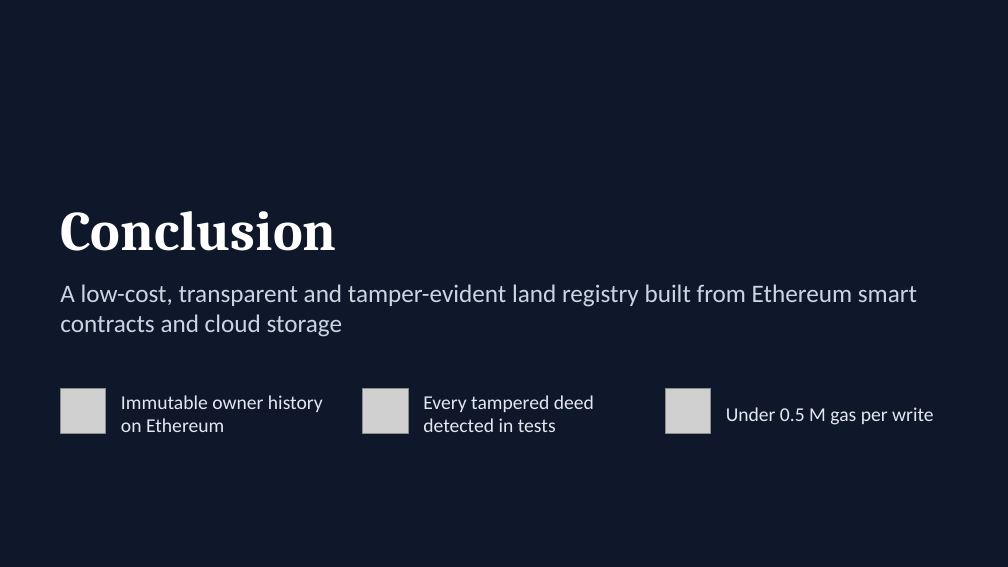
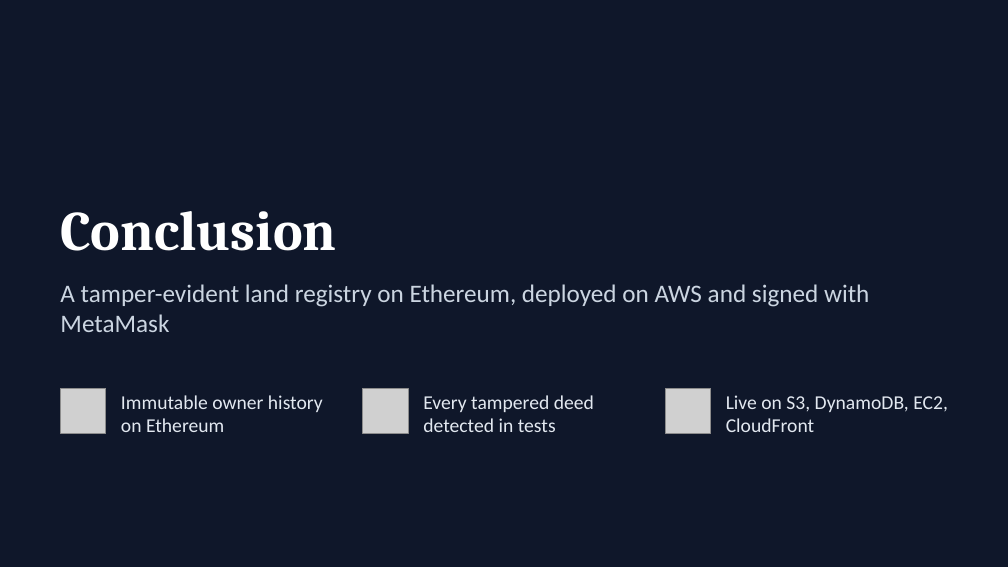
Before and after one commit to Adi-2602/blockchain-land-registry, a slide deck: slide 20 of docs/BlockCodeM_Land_Registry_Final_PPT.pptx (slide 16 before the commit). Drawn at 1008x567 pixels with LibreOffice and Linux fonts; fonts in the diff are those of the drawing; grey boxes stand for pictures. Boxes give left, top, right and bottom in pixels: in the first picture for what was removed or moved away, otherwise in the second. Text is boxed around its words. In the diff, an @@ line names an element or a change of style, - is before the commit and + after.

Commit message:
Update README, report and PPT with AWS + MetaMask integration

```diff
--- a/docs/BlockCodeM_Land_Registry_Final_PPT.pptx
+++ b/docs/BlockCodeM_Land_Registry_Final_PPT.pptx
@@ text at (x1=60, y1=284, x2=869, y2=332): text changed @@
-A low-cost, transparent and tamper-evident land registry built from Ethereum smart contracts and cloud storage
+A tamper-evident land registry on Ethereum, deployed on AWS and signed with MetaMask
@@ text at (x1=726, y1=395, x2=948, y2=432): text changed @@
-Under 0.5 M gas per write
+Live on S3, DynamoDB, EC2, CloudFront
```
Also in this commit, not shown: 7 other slides changed, 5 slides added, 1 slide removed, 5 other files.
